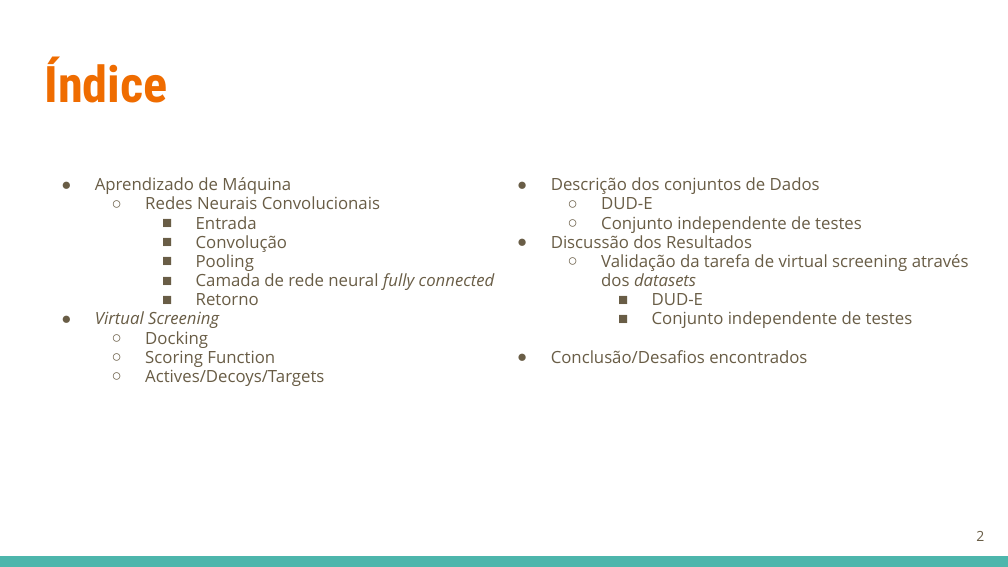
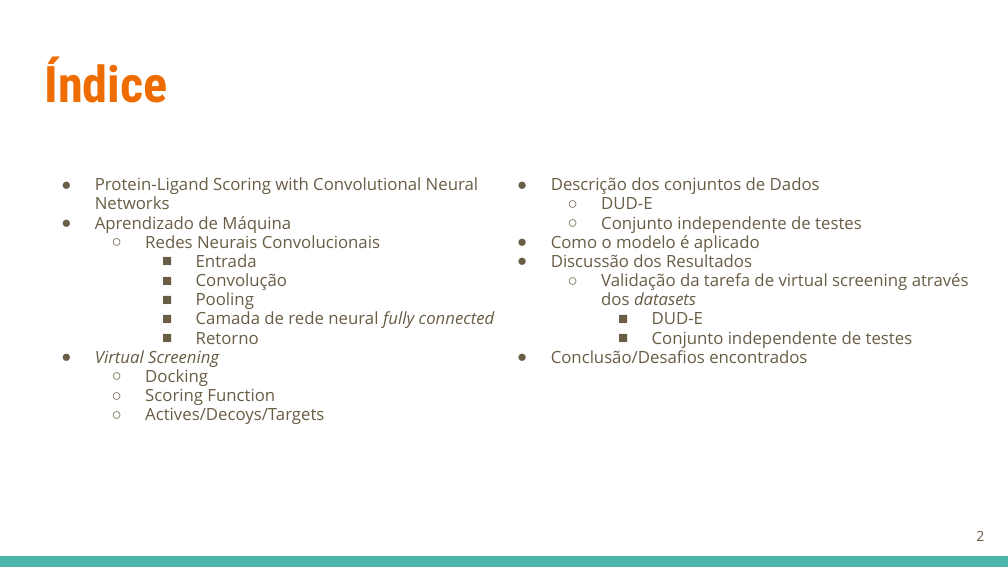
Before and after one commit to GuilhermeGraeff/Docking-Input, a slide deck: slide 2 of apresentacao/Virtual Screening.odp. Drawn at 1008x567 pixels with LibreOffice and Linux fonts; fonts in the diff are those of the drawing. Boxes give left, top, right and bottom in pixels: in the first picture for what was removed or moved away, otherwise in the second. Text is boxed around its words. In the diff, an @@ line names an element or a change of style, - is before the commit and + after.

```diff
--- a/apresentacao/Virtual Screening.odp
+++ b/apresentacao/Virtual Screening.odp
@@ text at (95, 177, 478, 209): paragraph added @@
+● Protein-Ligand Scoring with Convolutional Neural Networks
@@ text at (551, 232, 760, 252): paragraph added @@
+● Como o modelo é aplicado
```
Also in this commit, not shown: 7 other slides changed, 15 slides added, 7 slides removed, 2 other files.
